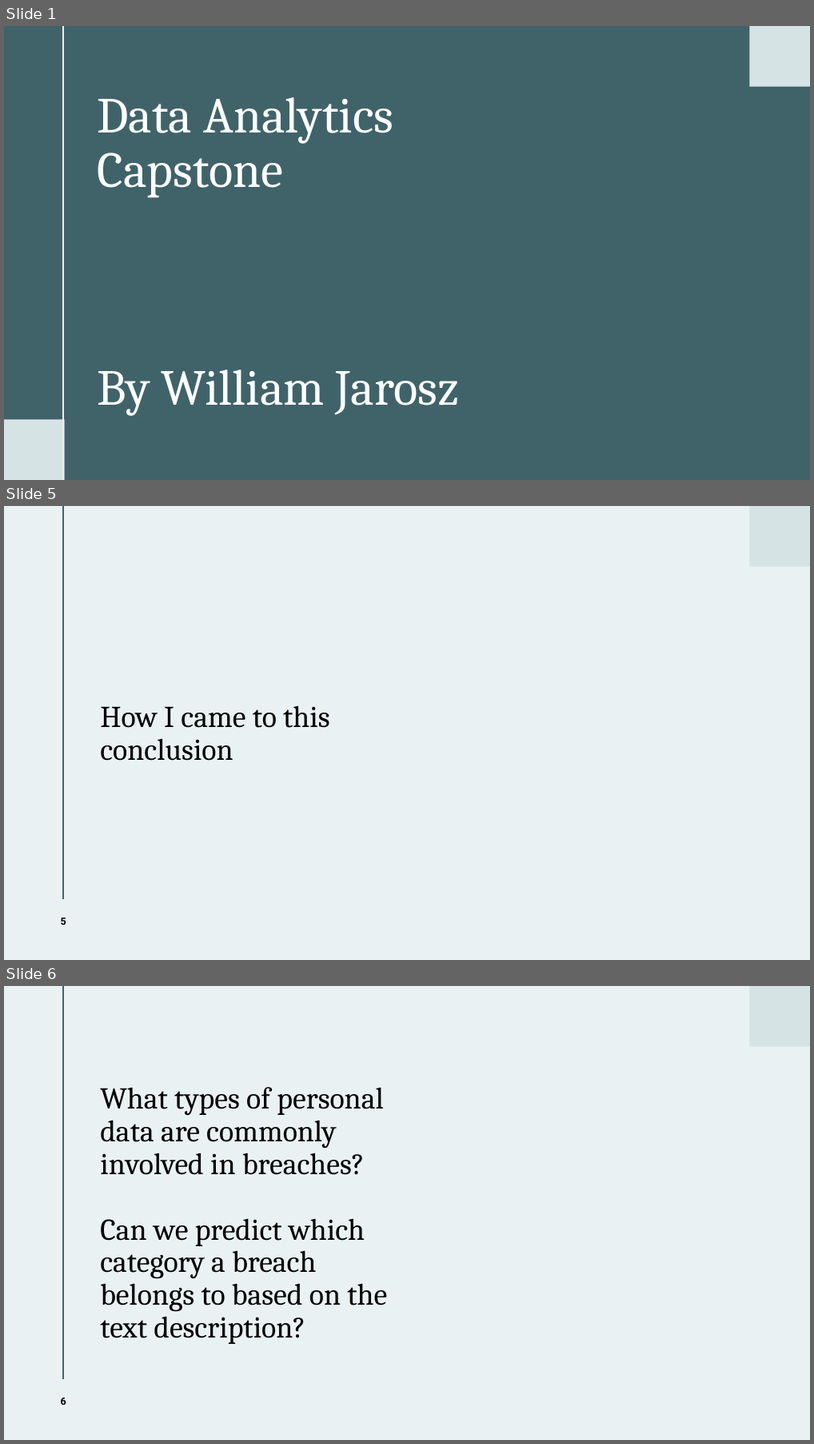
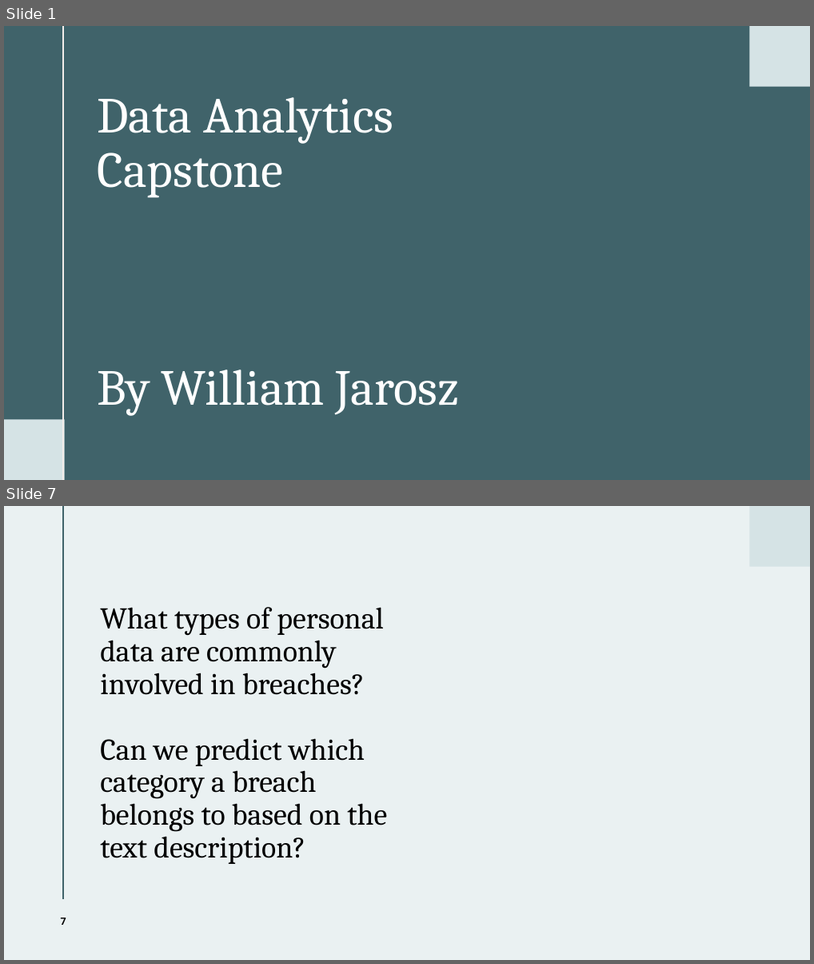
Before and after one commit to wjarosz0001/CIT-4105-DE1, a slide deck: CIT-4105-DE1 Powerpoint.pptm. Shown one above the other, each under a label of ours: slides 1, 5 and 6 before the commit, slides 1 and 7 after it; the slides between them are not shown. The pictures are 814x1444 and 814x964 pixels, drawn with LibreOffice and Linux fonts; fonts in the diff are those of the drawing. Boxes give left, top, right and bottom in pixels: in the first picture for what was removed or moved away, otherwise in the second. Text is boxed around its words. In the diff, an @@ line names an element or a change of style, - is before the commit and + after.

```diff
--- a/CIT-4105-DE1 Powerpoint.pptm
+++ b/CIT-4105-DE1 Powerpoint.pptm
@@ slide 5 removed at (4,506,810,960), background #EAF1F2; not listed: 2 template elements that a slide beside it also shows @@
@@ title removed at (100,705,330,760) @@
-How I came to this conclusion
@@ page number removed at (61,917,66,924) @@
-5
@@ what was slide 6 is now slide 7 @@
@@ page number at (61,917,66,924): text changed @@
-6
+7
```
Also in this commit, not shown: 2 slides changed, 3 slides added, 1 other slide removed.
